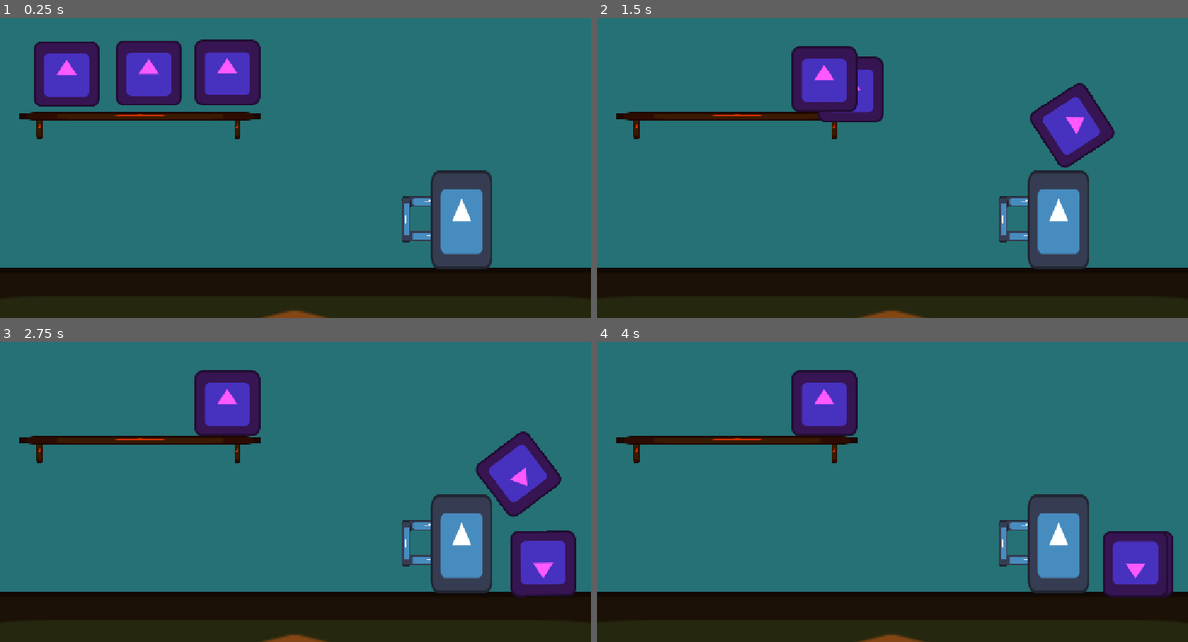
Above: before the commit, frames 1-4 (two rows, left to right).
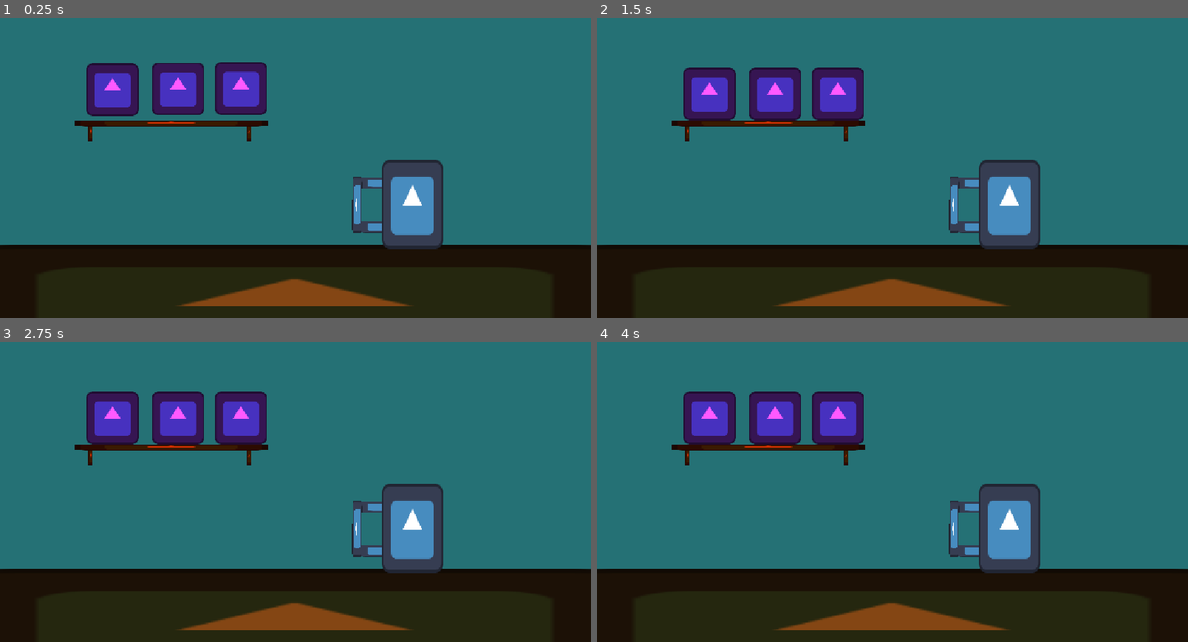
Above: after the commit, the same moments.

Repository: mittymatty/root_cafe
Game: Godot game, scene res://scenes/game.tscn
The game is run twice, just before and just after one commit, with the same random seed, the same clock (stepped at 60 frames per second) and the same inputs. The engine's default icon, where the game draws it, is replaced by a stand-in: a white triangle on a blue panel in a dark square.
Inputs (mouse positions are in pixels of both pictures, inside the frame that each line leads up to):
- Up to frame 1 (0.25 s): no input
- Up to frame 2 (1.5 s): drag from (662, 78) to (1057, 111) at 0.52 s; drag from (744, 78) to (1057, 111) at 1.27 s
- Up to frame 3 (2.75 s): move the mouse to (224, 402) at 2.02 s; click (224, 402) at 2.17 s
- Up to frame 4 (4 s): drag from (862, 543) to (1057, 582) at 2.77 s; move the mouse to (1069, 525) at 3.52 s; click (1069, 525) at 3.67 s

The runs differ from the first frame. In frame 1, 26% of the frame differs, in the area x 0-100%, y 7-100%; in frame 2, 26%; in frame 3, 27%, in the area x 0-100%, y 9-100%; in frame 4, 24%.

Commit message:
Cup is draggable + General Changes

Diff:
--- a/project.godot
+++ b/project.godot
@@ -22,7 +22,7 @@
 
 [global_group]
 
-draggable_ingredients=""
+draggable=""
 
 [layer_names]
 
--- a/scenes/Ingredients/base_ingredient.tscn
+++ b/scenes/Ingredients/base_ingredient.tscn
@@ -3,7 +3,7 @@
 [ext_resource type="Script" uid="uid://dmyylwylpx47d" path="res://scripts/base_ingredient.gd" id="1_f5gp5"]
 [ext_resource type="Texture2D" uid="uid://csi1vcvuv1ujy" path="res://icon.svg" id="2_blv4x"]
 
-[node name="BaseIngredient" type="RigidBody2D" unique_id=87222405 groups=["draggable_ingredients"]]
+[node name="BaseIngredient" type="RigidBody2D" unique_id=87222405 groups=["draggable"]]
 collision_layer = 2
 collision_mask = 9
 input_pickable = true
@@ -14,7 +14,7 @@
 [node name="Sprite2D" type="Sprite2D" parent="." unique_id=1392852514]
 texture = ExtResource("2_blv4x")
 
-[node name="CollisionShape2D" type="CollisionShape2D" parent="." unique_id=139424697]
+[node name="Collision" type="CollisionShape2D" parent="." unique_id=139424697]
 
 [node name="PourCast" type="RayCast2D" parent="." unique_id=798074953]
 position = Vector2(57, -59)
--- a/scenes/Ingredients/test_ingredient1.tscn
+++ b/scenes/Ingredients/test_ingredient1.tscn
@@ -3,8 +3,11 @@
 [ext_resource type="PackedScene" uid="uid://b84qjw5hgfflg" path="res://scenes/Ingredients/base_ingredient.tscn" id="1_awr7g"]
 [ext_resource type="Script" uid="uid://ot8wyrot5cyh" path="res://scenes/Ingredients/test_ingredient_1.gd" id="2_qfugs"]
 
-[sub_resource type="RectangleShape2D" id="RectangleShape2D_em5jb"]
-size = Vector2(128, 128)
+[sub_resource type="CircleShape2D" id="CircleShape2D_0pjbo"]
+radius = 63.63961
+
+[sub_resource type="RectangleShape2D" id="RectangleShape2D_xrivr"]
+size = Vector2(128, 64)
 
 [node name="TestIngredient1" unique_id=87222405 instance=ExtResource("1_awr7g")]
 script = ExtResource("2_qfugs")
@@ -13,9 +16,13 @@
 [node name="Sprite2D" parent="." index="0" unique_id=1392852514]
 modulate = Color(1, 0.34901962, 1, 1)
 
-[node name="CollisionShape2D" parent="." index="1" unique_id=139424697]
-shape = SubResource("RectangleShape2D_em5jb")
+[node name="Collision" parent="." index="1" unique_id=139424697]
+shape = SubResource("CircleShape2D_0pjbo")
 
 [node name="PourCast" parent="." index="2" unique_id=798074953]
 target_position = Vector2(109.5, -31.75)
 hit_from_inside = true
+
+[node name="CollisionShape2D" type="CollisionShape2D" parent="." index="3" unique_id=468146478]
+position = Vector2(0, 32)
+shape = SubResource("RectangleShape2D_xrivr")
--- a/scenes/cup.tscn
+++ b/scenes/cup.tscn
@@ -3,70 +3,88 @@
 [ext_resource type="Script" uid="uid://bf87u6n472t7j" path="res://scripts/cup.gd" id="1_7q2t1"]
 [ext_resource type="Texture2D" uid="uid://csi1vcvuv1ujy" path="res://icon.svg" id="1_vafus"]
 
-[sub_resource type="RectangleShape2D" id="RectangleShape2D_xrivr"]
+[sub_resource type="RectangleShape2D" id="RectangleShape2D_vafus"]
 size = Vector2(80, 128)
 
-[sub_resource type="RectangleShape2D" id="RectangleShape2D_13qdw"]
-size = Vector2(39, 59)
+[sub_resource type="RectangleShape2D" id="RectangleShape2D_7q2t1"]
+size = Vector2(111, 136)
 
-[sub_resource type="RectangleShape2D" id="RectangleShape2D_b1lj4"]
+[sub_resource type="RectangleShape2D" id="RectangleShape2D_ssn6n"]
 size = Vector2(80, 148)
 
-[sub_resource type="CapsuleShape2D" id="CapsuleShape2D_7f2x3"]
+[sub_resource type="CapsuleShape2D" id="CapsuleShape2D_kkhl5"]
 radius = 9.333332
 height = 68.0
 
-[node name="Cup" type="StaticBody2D" unique_id=664389584]
-scale = Vector2(1.5, 1.5)
-collision_layer = 8
-collision_mask = 0
+[sub_resource type="CapsuleShape2D" id="CapsuleShape2D_yaijh"]
+radius = 24.0
+height = 77.333336
+
+[node name="Cup" type="RigidBody2D" unique_id=1616143848 groups=["draggable"]]
+input_pickable = true
+lock_rotation = true
+freeze_mode = 1
+continuous_cd = 1
 script = ExtResource("1_7q2t1")
 
-[node name="Sprite2D2" type="Sprite2D" parent="." unique_id=395095008]
-position = Vector2(-36, -24)
-scale = Vector2(0.625, 0.10656265)
+[node name="Sprite2D2" type="Sprite2D" parent="." unique_id=2047158327]
+position = Vector2(-45.964417, -51.951073)
+scale = Vector2(1.4452119, 0.21359015)
 texture = ExtResource("1_vafus")
 
-[node name="Sprite2D3" type="Sprite2D" parent="." unique_id=262678424]
-position = Vector2(-36, 21.000004)
-scale = Vector2(0.625, 0.10656265)
+[node name="Sprite2D3" type="Sprite2D" parent="." unique_id=1357350063]
+position = Vector2(-45.964417, 55.048927)
+scale = Vector2(1.4452119, 0.21359015)
 texture = ExtResource("1_vafus")
 
-[node name="Sprite2D4" type="Sprite2D" parent="." unique_id=149076982]
-position = Vector2(-72, -0.99999976)
+[node name="Sprite2D4" type="Sprite2D" parent="." unique_id=922552646]
+position = Vector2(-134.96442, 1.0489273)
 rotation = -1.563854
-scale = Vector2(0.46604836, 0.09009282)
+scale = Vector2(1.0776619, 0.18057866)
 texture = ExtResource("1_vafus")
 
-[node name="Sprite2D" type="Sprite2D" parent="." unique_id=1710841270]
-scale = Vector2(0.625, 1)
+[node name="Sprite2D" type="Sprite2D" parent="." unique_id=693624389]
+scale = Vector2(1.1806751, 1.6926152)
 texture = ExtResource("1_vafus")
 
-[node name="BodyCollision" type="CollisionShape2D" parent="." unique_id=347727921]
-shape = SubResource("RectangleShape2D_xrivr")
+[node name="BodyCollision" type="CollisionShape2D" parent="." unique_id=66195188]
+scale = Vector2(1.8890803, 1.6926152)
+shape = SubResource("RectangleShape2D_vafus")
 
-[node name="HandleCollision" type="CollisionShape2D" parent="." unique_id=1523785716]
-position = Vector2(-58, -1)
-shape = SubResource("RectangleShape2D_13qdw")
+[node name="HandleCollision" type="CollisionShape2D" parent="." unique_id=478166617]
+position = Vector2(-89.5, 3)
+shape = SubResource("RectangleShape2D_7q2t1")
 
-[node name="TippingZone" type="Area2D" parent="." unique_id=649246334]
+[node name="TippingZone" type="Area2D" parent="." unique_id=1332421718]
+scale = Vector2(1.8324611, 1.6685561)
 collision_layer = 0
 collision_mask = 4
 
-[node name="CollisionShape2D" type="CollisionShape2D" parent="TippingZone" unique_id=75868846]
+[node name="CollisionShape2D" type="CollisionShape2D" parent="TippingZone" unique_id=223623259]
 position = Vector2(0, -142.66667)
-shape = SubResource("RectangleShape2D_b1lj4")
+shape = SubResource("RectangleShape2D_ssn6n")
 debug_color = Color(0.70961446, 3.3691526e-07, 0.37117797, 0.41960785)
 
-[node name="Receiver" type="Area2D" parent="." unique_id=333444175]
+[node name="Receiver" type="Area2D" parent="." unique_id=1465154855]
+scale = Vector2(1.8324611, 1.6685561)
 collision_layer = 16
 collision_mask = 0
 
-[node name="CollisionShape2D" type="CollisionShape2D" parent="Receiver" unique_id=1856876332]
+[node name="CollisionShape2D" type="CollisionShape2D" parent="Receiver" unique_id=1129702613]
 position = Vector2(0, 50.666668)
 rotation = 1.5707964
-shape = SubResource("CapsuleShape2D_7f2x3")
+shape = SubResource("CapsuleShape2D_kkhl5")
 debug_color = Color(0.6162499, 0.5366143, 0, 0.41960785)
 
+[node name="LiquidReceiver" type="Area2D" parent="." unique_id=1197847473]
+scale = Vector2(1.8324611, 1.6685561)
+
+[node name="CollisionShape2D" type="CollisionShape2D" parent="LiquidReceiver" unique_id=2044029575]
+position = Vector2(-1.4566126e-13, -65.333336)
+rotation = 1.5707964
+shape = SubResource("CapsuleShape2D_yaijh")
+debug_color = Color(2.382472e-06, 0.6478593, 0.20786527, 0.41960785)
+
+[connection signal="input_event" from="." to="." method="_on_input_event"]
 [connection signal="body_entered" from="TippingZone" to="." method="_on_tipping_zone_body_entered"]
 [connection signal="body_exited" from="TippingZone" to="." method="_on_tipping_zone_body_exited"]
--- a/scenes/game.tscn
+++ b/scenes/game.tscn
@@ -12,20 +12,21 @@
 script = ExtResource("1_lnu2h")
 
 [node name="Camera2D" type="Camera2D" parent="." unique_id=130225076]
+zoom = Vector2(0.8, 0.8)
 
 [node name="Kitchen" type="Node2D" parent="." unique_id=1954870813]
 
 [node name="Boundaries" type="Node2D" parent="Kitchen" unique_id=115915745]
 
 [node name="BoundaryLeft" type="StaticBody2D" parent="Kitchen/Boundaries" unique_id=2014722202]
-position = Vector2(-579, 0)
+position = Vector2(-721, -1)
 rotation = 1.5707964
 
 [node name="CollisionShape2D" type="CollisionShape2D" parent="Kitchen/Boundaries/BoundaryLeft" unique_id=1298629133]
 shape = SubResource("WorldBoundaryShape2D_xrivr")
 
 [node name="BoundaryRight" type="StaticBody2D" parent="Kitchen/Boundaries" unique_id=1002026951]
-position = Vector2(575, 0)
+position = Vector2(729, 0)
 rotation = -1.5707964
 
 [node name="CollisionShape2D" type="CollisionShape2D" parent="Kitchen/Boundaries/BoundaryRight" unique_id=1199397197]
@@ -51,7 +52,7 @@
 position = Vector2(-303, -70)
 
 [node name="Cup" parent="Kitchen" unique_id=664389584 instance=ExtResource("5_p57ef")]
-position = Vector2(324, 133)
+position = Vector2(285, 107)
 
 [node name="Ingredients" type="Node2D" parent="Kitchen" unique_id=1849979381]
 
--- a/scripts/base_ingredient.gd
+++ b/scripts/base_ingredient.gd
@@ -12,6 +12,9 @@
 var current_hold_offset : Vector2 = Vector2.ZERO
 var rotation_step : float = 0.05
 
+func pour() -> void:
+	print("pouring") #Override this later
+
 func _on_input_event(_viewport: Node, event: InputEvent, _shape_idx: int) -> void:
 	if event is InputEventMouseButton and event.button_index == MOUSE_BUTTON_LEFT and event.pressed:
 		clicked.emit(self)
@@ -20,6 +23,8 @@
 	global_rotation += rotation_step if global_rotation < target_radian else -rotation_step
 	if !in_tip_zone and ((global_rotation < rotation_step and global_rotation > target_radian) or (global_rotation > rotation_step and global_rotation < target_radian)):
 		global_rotation = target_radian
+
+#region Drag Physics
 
 func _physics_process(_delta) -> void:
 	if !held: return
@@ -57,5 +62,4 @@
 	lock_rotation = false
 	apply_central_impulse(impulse/ingredient_weight)
 
-func pour() -> void:
-	print("pouring") #Override this later
+#endregion
--- a/scripts/cup.gd
+++ b/scripts/cup.gd
@@ -1,7 +1,9 @@
-extends StaticBody2D
+class_name Cup extends RigidBody2D
 @onready var tipping_zone: Area2D = $TippingZone
-
+signal clicked
 var current_ingredient_pouring : Ingredient = null
+var held : bool = false
+var current_hold_offset : Vector2 = Vector2.ZERO
 
 func _on_tipping_zone_body_entered(body: Node2D) -> void:
 	if !body is Ingredient: return
@@ -14,6 +16,28 @@
 		current_ingredient_pouring.in_tip_zone = false
 		current_ingredient_pouring = null
 
+#region Drag Physics
+
 func _physics_process(_delta: float) -> void:
 	#print(current_ingredient_pouring)
-	pass
+	if !held: return
+	global_transform.origin = get_global_mouse_position() + current_hold_offset
+
+func _on_input_event(_viewport: Node, event: InputEvent, _shape_idx: int) -> void:
+	if event is InputEventMouseButton and event.button_index == MOUSE_BUTTON_LEFT and event.pressed:
+		print("ff")
+		clicked.emit(self)
+
+func pickup() -> void:
+	if held: return
+	current_hold_offset = global_transform.origin - get_global_mouse_position()
+	freeze = true
+	held = true
+
+func drop(impulse : Vector2) -> void:
+	if !held: return
+	freeze = false
+	held = false
+	apply_central_impulse(impulse/100)
+
+#endregion
--- a/scripts/game.gd
+++ b/scripts/game.gd
@@ -1,13 +1,13 @@
 extends Node2D
 
-var held_ingredient : Ingredient = null
+var held_ingredient : RigidBody2D = null
 
 func _ready():
-	for node in get_tree().get_nodes_in_group("draggable_ingredients"):
-		#print(node)
+	for node in get_tree().get_nodes_in_group("draggable"):
 		node.clicked.connect(on_pickable_clicked)
 
 func on_pickable_clicked(object):
+	print(object)
 	if held_ingredient: return
 	object.pickup()
 	held_ingredient = object
